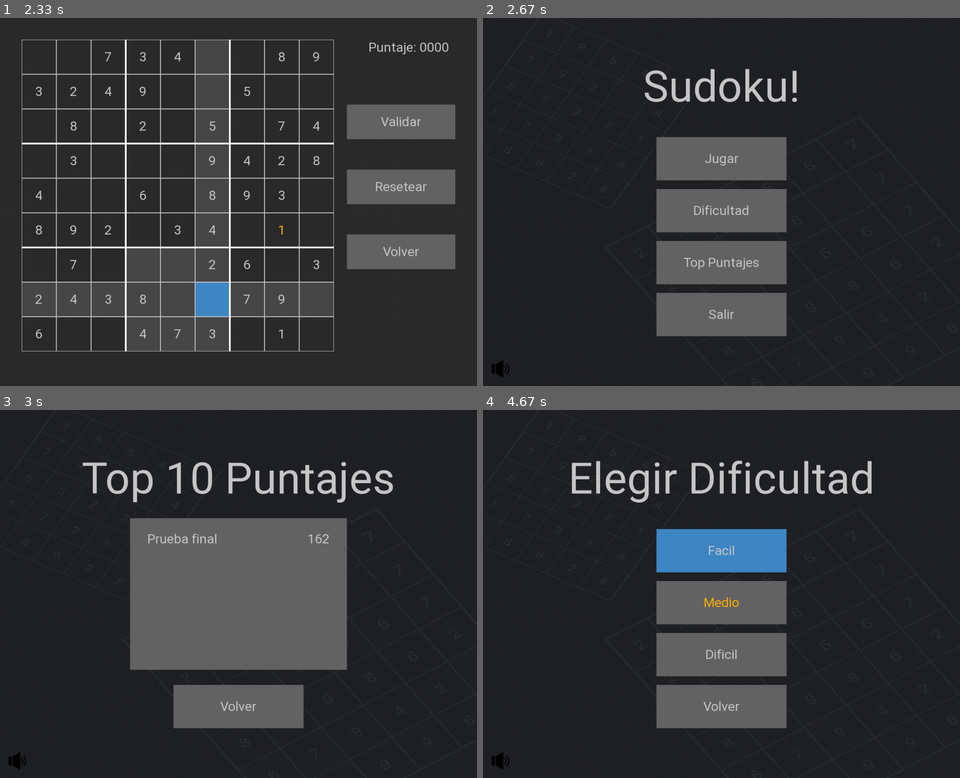
Above: before the commit, frames 1-4 (two rows, left to right).
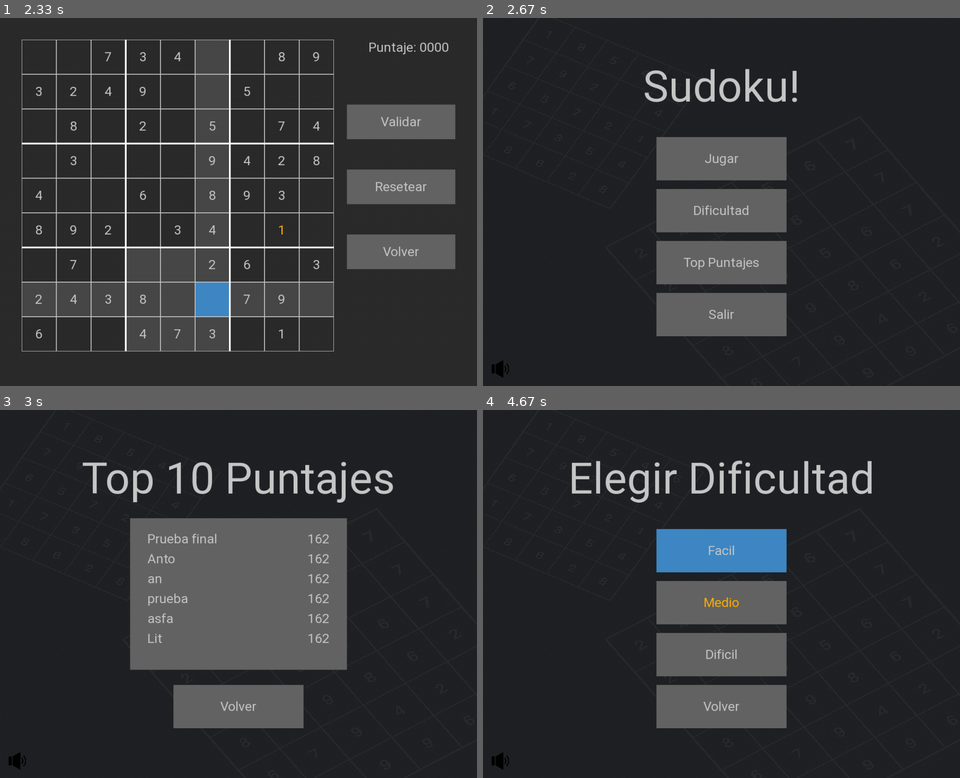
Above: after the commit, the same moments.

Repository: FacundoCasaccio/Programacion-1
Game: pygame game, started from main.py
The game is run twice, just before and just after one commit, with the same random seed, the same clock (stepped at 60 frames per second) and the same inputs.
Inputs (mouse positions are in pixels of both pictures, inside the frame that each line leads up to):
- Up to frame 1 (2.33 s): click "Jugar" at 0.38 s; click "Resetear" at 0.72 s; type "ann" at 1 s; tap Enter at 1.33 s; click (295, 235) at 1.6 s; tap 1 at 1.88 s; click (214, 297) at 2.27 s
- Up to frame 2 (2.67 s): click (845, 260) at 2.6 s
- Up to frame 3 (3 s): click "Top Puntajes" at 2.93 s
- Up to frame 4 (4.67 s): click "Volver" at 3.27 s; click (869, 586) at 3.6 s; click "Dificultad" at 4.43 s

Frames 1-2 are identical in both runs. In frame 3, 0.5% of the frame differs, in the area x 31-69%, y 39-64%; in frame 4, nothing differs.

Commit message:
arreglado butg puntaje entre partidas

Diff:
--- a/prog_1_sp/src/game_utils.py
+++ b/prog_1_sp/src/game_utils.py
@@ -206,7 +206,7 @@
     game_state["completado"] = False
     game_state["posiciones_invalidas"] = []
     game_state["puntaje"] = 0
-    game_state["celdas_correctas_validadas"] = []
+    game_state["cuadrantes_correctos_validados"] = []
 
 # Reproduce o detiene la musica segun el estado de juego
 def reproducir_musica(game_state: dict) -> None:
--- a/puntajes.json
+++ b/puntajes.json
@@ -2,5 +2,25 @@
     {
         "nombre": "Prueba final",
         "puntaje": 162
+    },
+    {
+        "nombre": "Anto",
+        "puntaje": 162
+    },
+    {
+        "nombre": "an",
+        "puntaje": 162
+    },
+    {
+        "nombre": "prueba",
+        "puntaje": 162
+    },
+    {
+        "nombre": "asfa",
+        "puntaje": 162
+    },
+    {
+        "nombre": "Lit",
+        "puntaje": 162
     }
 ]
